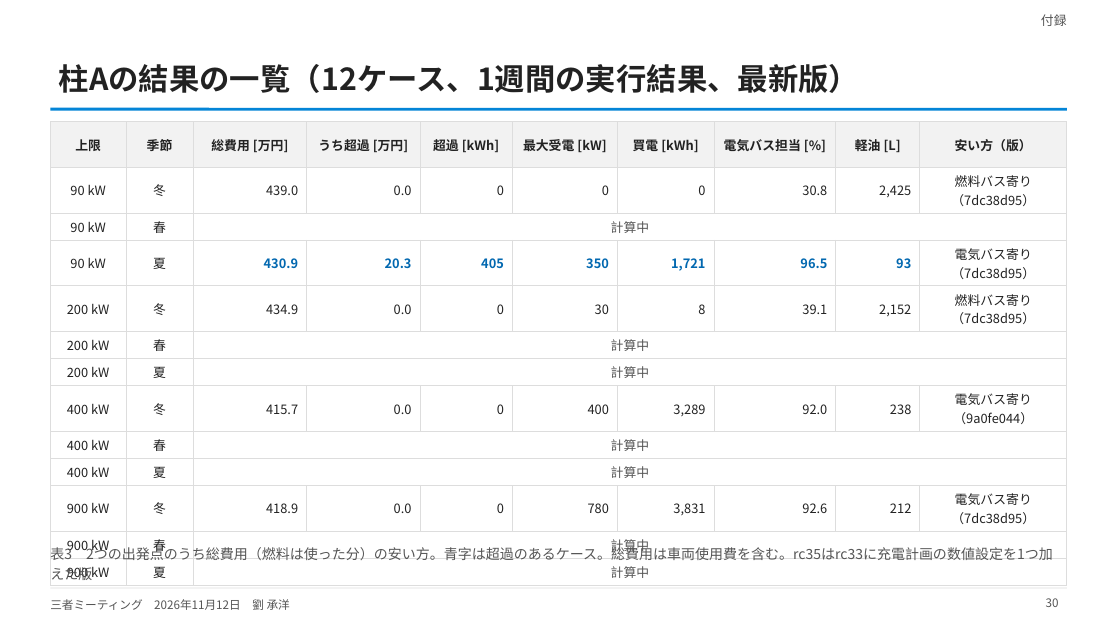
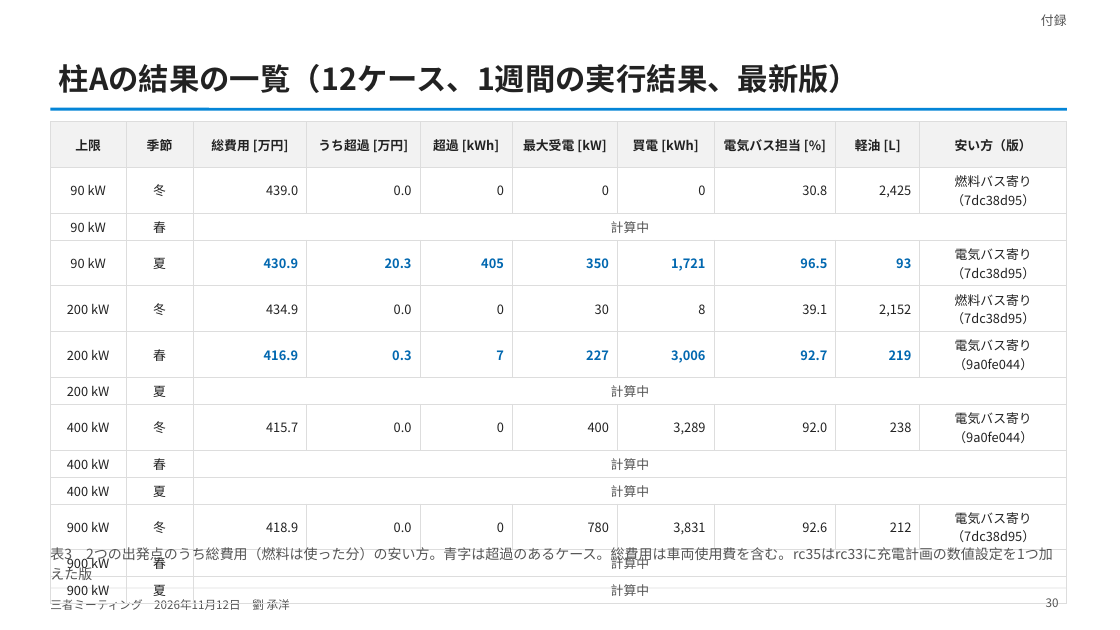
Before and after one commit to CYLIU2003/master-course, a slide deck: slide 30 of outcome/2026-11-12_three_party/three_party_20261112.pptx. Drawn at 1120x630 pixels with LibreOffice and Linux fonts; fonts in the diff are those of the drawing. Boxes give left, top, right and bottom in pixels: in the first picture for what was removed or moved away, otherwise in the second. Text is boxed around its words. In the diff, an @@ line names an element or a change of style, - is before the commit and + after.

```diff
--- a/outcome/2026-11-12_three_party/three_party_20261112.pptx
+++ b/outcome/2026-11-12_three_party/three_party_20261112.pptx
@@ table at [50,122,1067,600] @@
-row 6: 200 kW | 春 | 計算中 |  |  |  |  |  |  | 
+row 6: 200 kW | 春 | 416.9 | 0.3 | 7 | 227 | 3,006 | 92.7 | 219 | 電気バス寄り（9a0fe044）
```
Also in this commit, not shown: 5 other slides changed, 3 other files.
